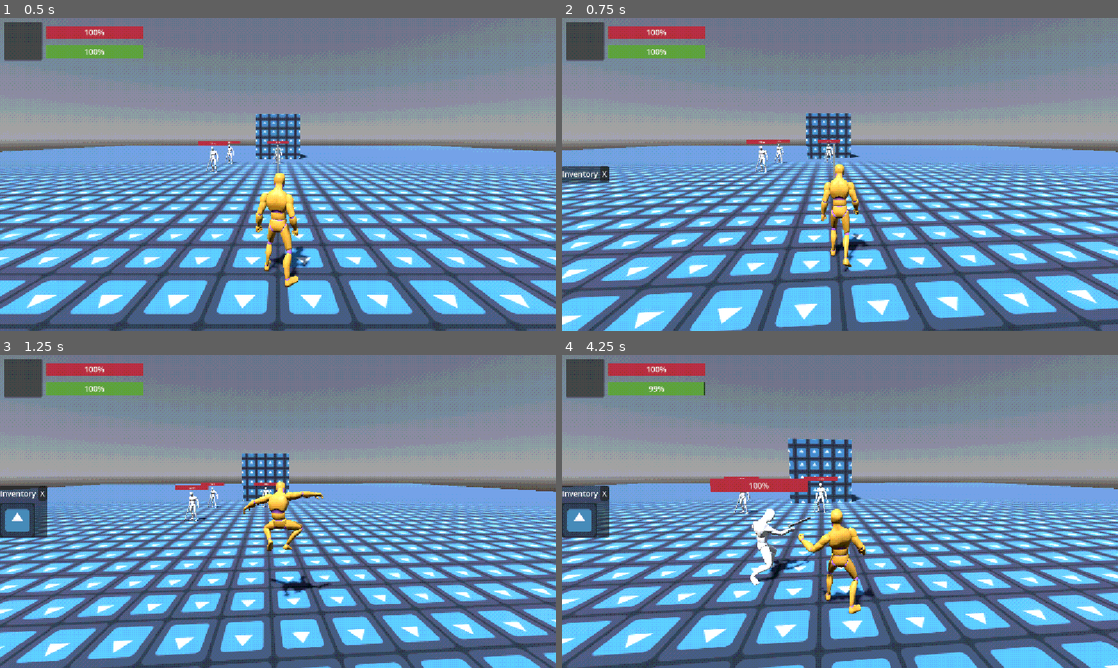
Above: before the commit, frames 1-4 (two rows, left to right).
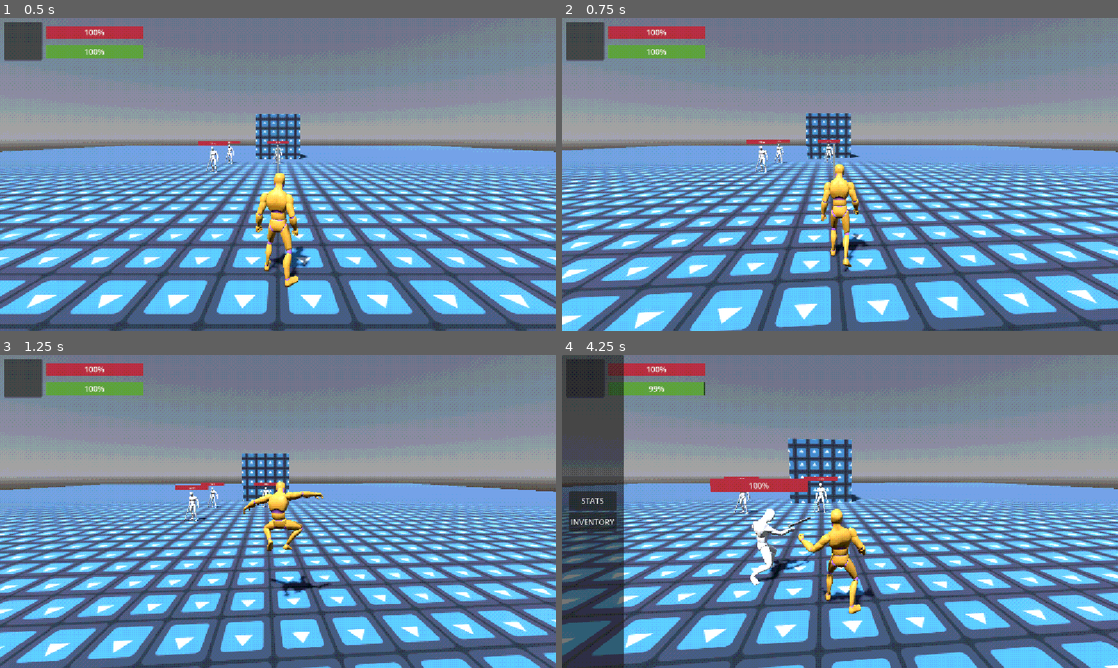
Above: after the commit, the same moments.

Repository: Zycostan/wynnsouls
Game: Godot game, scene res://scenes/regions/world.tscn
Same seed, same stepped clock (60 frames per second), same inputs: the game is played once before the commit and once after it. The project has no main scene, so this scene is started directly. The engine's default icon, where the game draws it, is replaced by a stand-in: a white triangle on a blue panel in a dark square.
Inputs (mouse positions are in pixels of both pictures, inside the frame that each line leads up to):
- Up to frame 1 (0.5 s): no input
- Up to frame 2 (0.75 s): tap Enter (ui_accept) at 0.5 s; move the mouse to (867, 174) at 0.52 s; hold W (forward) from 0.53 s (still down); tap F (interact) at 0.6 s; click (867, 174) at 0.67 s
- Up to frame 3 (1.25 s): keep holding W (forward); tap Space (jump) at 0.77 s
- Up to frame 4 (4.25 s): keep holding W (forward); move the mouse to (812, 511) at 1.27 s; tap F (interact) at 1.35, 2.3, 3.05, 3.8 s; click (812, 511) at 1.42 s; tap Space (jump) at 1.52, 3.02, 3.77 s; move the mouse to (851, 505) at 2.02 s; click (851, 505) at 2.1 s; move the mouse to (834, 517) at 2.77 s; tap Tab (parry) at 2.85 s; click (834, 517) at 2.92 s; move the mouse to (878, 514) at 3.52 s; hold Shift (sprint) from 3.53 s (still down); click (878, 514) at 3.67 s; tap Escape (mouse_mode_switch) at 4.15 s

Frame 1 is identical in both runs. In frame 2, 0.5% of the frame differs, in the area x 0-9%, y 47-53%; in frame 3, 1.3%; in frame 4, 9.8%, in the area x 0-12%, y 0-100%.

Commit message:
UI stuff

Diff:
--- a/scenes/regions/world.tscn
+++ b/scenes/regions/world.tscn
@@ -96,6 +96,40 @@
 script = ExtResource("6_30c7u")
 player = NodePath("../player")
 
+[node name="ui_hub" type="Panel" parent="SubViewportContainer/SubViewport/UIRoot" unique_id=219820554]
+visible = false
+anchors_preset = 15
+anchor_right = 1.0
+anchor_bottom = 1.0
+offset_right = -1024.0
+grow_horizontal = 2
+grow_vertical = 2
+
+[node name="HBoxContainer" type="HBoxContainer" parent="SubViewportContainer/SubViewport/UIRoot/ui_hub" unique_id=961341495]
+layout_mode = 1
+anchors_preset = 15
+anchor_right = 1.0
+anchor_bottom = 1.0
+grow_horizontal = 2
+grow_vertical = 2
+alignment = 1
+
+[node name="VBoxContainer" type="VBoxContainer" parent="SubViewportContainer/SubViewport/UIRoot/ui_hub/HBoxContainer" unique_id=1582652680]
+layout_mode = 2
+alignment = 1
+
+[node name="StatsButton" type="Button" parent="SubViewportContainer/SubViewport/UIRoot/ui_hub/HBoxContainer/VBoxContainer" unique_id=1776364229]
+custom_minimum_size = Vector2(0, 40)
+layout_mode = 2
+size_flags_horizontal = 3
+text = "STATS"
+
+[node name="InventoryButton" type="Button" parent="SubViewportContainer/SubViewport/UIRoot/ui_hub/HBoxContainer/VBoxContainer" unique_id=372697553]
+custom_minimum_size = Vector2(0, 40)
+layout_mode = 2
+size_flags_horizontal = 3
+text = "INVENTORY"
+
 [node name="EquippedSlot" type="PanelContainer" parent="SubViewportContainer/SubViewport/UIRoot" unique_id=1799338197]
 offset_left = 8.0
 offset_top = 8.0
@@ -112,11 +146,14 @@
 [node name="InventoryDialog" parent="SubViewportContainer/SubViewport/UIRoot" unique_id=1659463318 instance=ExtResource("6_u3dv3")]
 unique_name_in_owner = true
 visible = false
-anchors_preset = 4
+anchors_preset = 8
+anchor_left = 0.5
 anchor_top = 0.5
-anchor_right = 0.0
+anchor_right = 0.5
 anchor_bottom = 0.5
+offset_left = -48.5
 offset_top = -17.5
-offset_right = 97.0
+offset_right = 48.5
 offset_bottom = 17.5
-grow_horizontal = 1
+
+[connection signal="pressed" from="SubViewportContainer/SubViewport/UIRoot/ui_hub/HBoxContainer/VBoxContainer/InventoryButton" to="SubViewportContainer/SubViewport/UIRoot" method="_on_inventory_button_pressed"]
--- a/scripts/general/generalui/ui_root.gd
+++ b/scripts/general/generalui/ui_root.gd
@@ -4,6 +4,7 @@
 
 @onready var inventory_dialog = %InventoryDialog as InventoryDialog
 @onready var equipped_slot = $EquippedSlot as EquippedSlotHud
+@onready var ui_hub: Panel = $ui_hub
 
 
 func _ready() -> void:
@@ -12,5 +13,15 @@
 	equipped_slot.activated.connect(player.toggle_equip)
 
 func _unhandled_input(event: InputEvent) -> void:
-	if event.is_action_released("interact"):
-		inventory_dialog.open(player.inventory)
+	if event.is_action_released("mouse_mode_switch"):
+		if ui_hub.visible:
+			ui_hub.hide()
+		else:
+			ui_hub.show()
+		if inventory_dialog.visible:
+			inventory_dialog.hide()
+
+
+
+func _on_inventory_button_pressed() -> void:
+	inventory_dialog.open(player.inventory)
